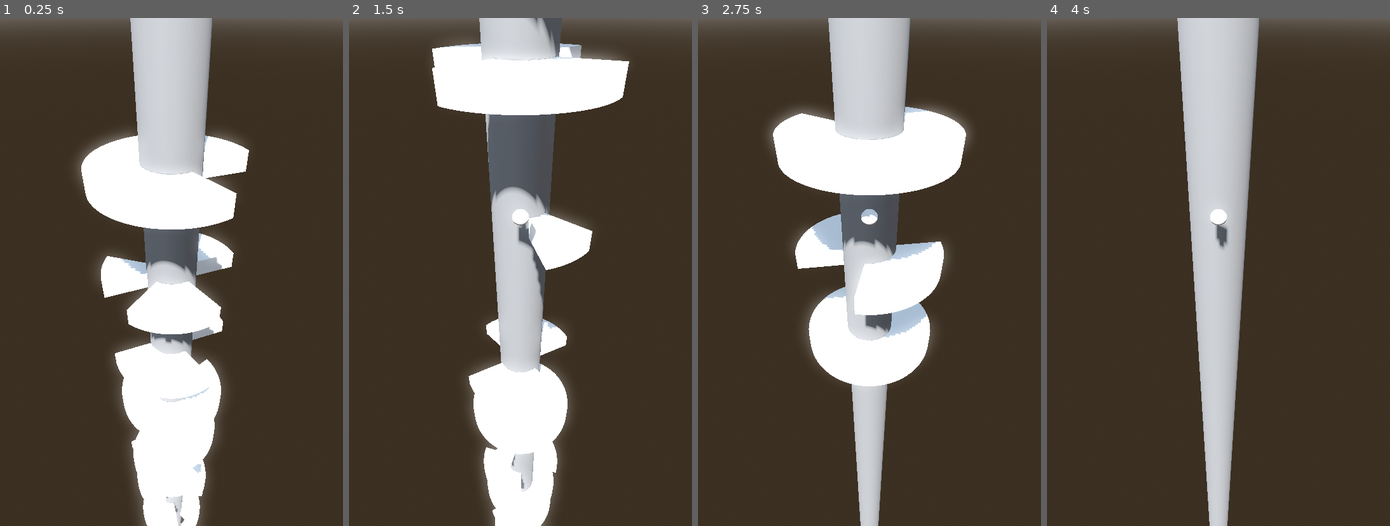
Above: before the commit, frames 1-4 (left to right).
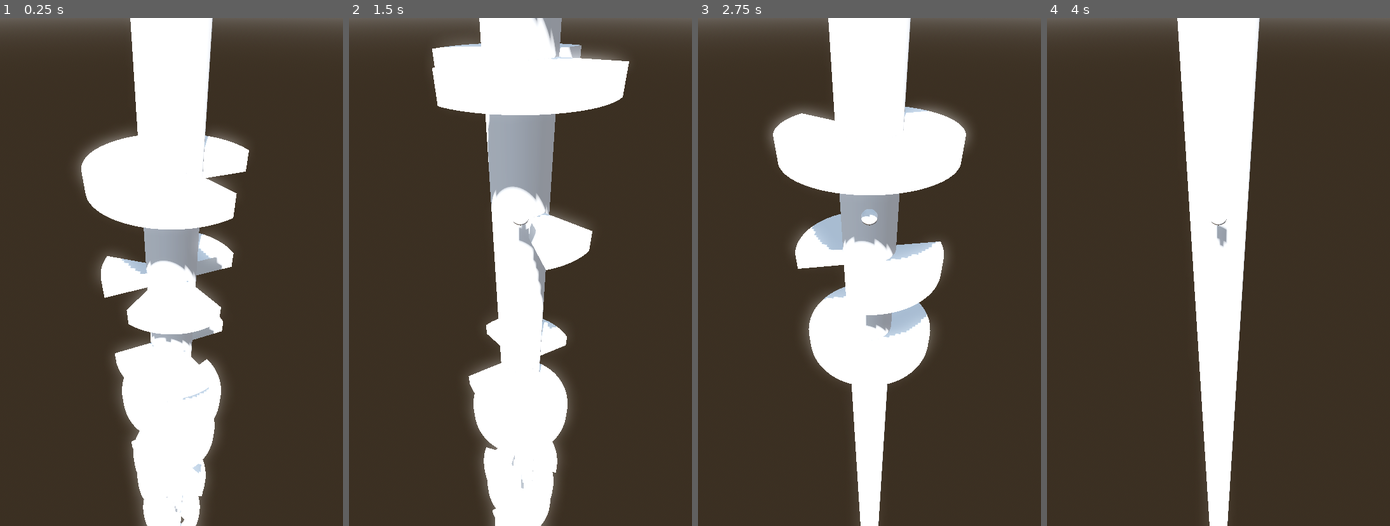
Above: after the commit, the same moments.

Repository: v1adem/HelixJumpClone
Game: Godot game, scene res://Scenes/game.tscn
Two runs of this game, one before a commit and one after it. Both use one fixed random seed, a clock stepped at 60 frames per second and the inputs below.
Inputs:
- Up to frame 1 (0.25 s): no input
- Up to frame 2 (1.5 s): hold Right (right) 0.53-1.28 s; hold Left (left) from 1.28 s (still down)
- Up to frame 3 (2.75 s): release Left (left) at 2.03 s; hold Right (right) from 2.03 s (still down)
- Up to frame 4 (4 s): tap Enter at 3.5 s; release Right (right) at 3.53 s; hold Left (left) from 3.53 s (still down)

The runs differ from the first frame. In frame 1, 8.7% of the frame differs, in the area x 37-63%, y 0-100%; in frame 2, 9.5%; in frame 3, 10%; in frame 4, 14%.

Commit message:
made pillar white and fixed first platform bug

Diff:
--- a/Scenes/Levels/test_lvl.tscn
+++ b/Scenes/Levels/test_lvl.tscn
@@ -7,11 +7,14 @@
 
 [sub_resource type="CylinderMesh" id="CylinderMesh_5xp8o"]
 
+[sub_resource type="StandardMaterial3D" id="StandardMaterial3D_a7co6"]
+
 [node name="test_lvl" type="Node3D"]
 
 [node name="pillar" type="MeshInstance3D" parent="."]
 transform = Transform3D(0.7, 0, 0, 0, 100.001, 0, 0, 0, 0.7, 0, -92.1965, 0)
 mesh = SubResource("CylinderMesh_5xp8o")
+surface_material_override/0 = SubResource("StandardMaterial3D_a7co6")
 
 [node name="platform" parent="." instance=ExtResource("1_2edwe")]
 
--- a/Scripts/test_lvl.gd
+++ b/Scripts/test_lvl.gd
@@ -7,7 +7,4 @@
 
 # Called every frame. 'delta' is the elapsed time since the previous frame.
 func _process(delta):
-	if Input.is_action_pressed("left"):
-		$platform.rotate_y(0.05)
-	elif Input.is_action_pressed("right"):
-		$platform.rotate_y(-0.05)
+	pass
Not shown: 1 places in Scenes/Levels/test_lvl.tscn that only renumber resources
